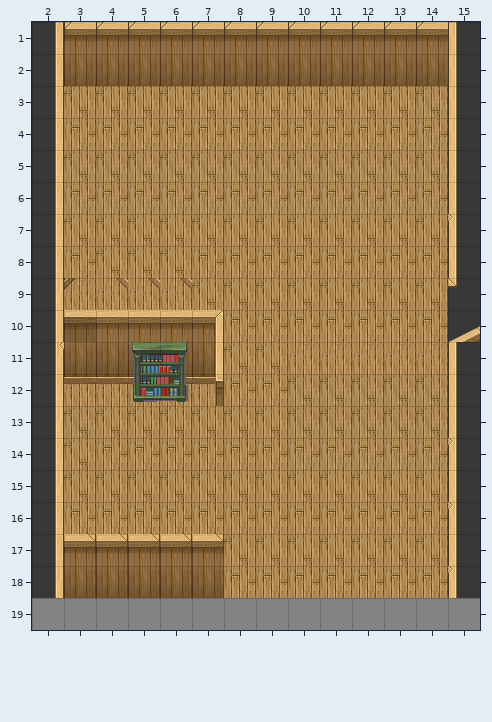
Two versions of a level (Tiled map, dojo_sim/interactiveDialog/demo/data/map/dojo-32x32.tmx). Above: the version before the commit.
Cells are 32x32 px. Shown: x 2..15, y 1..19.
And afterwards:
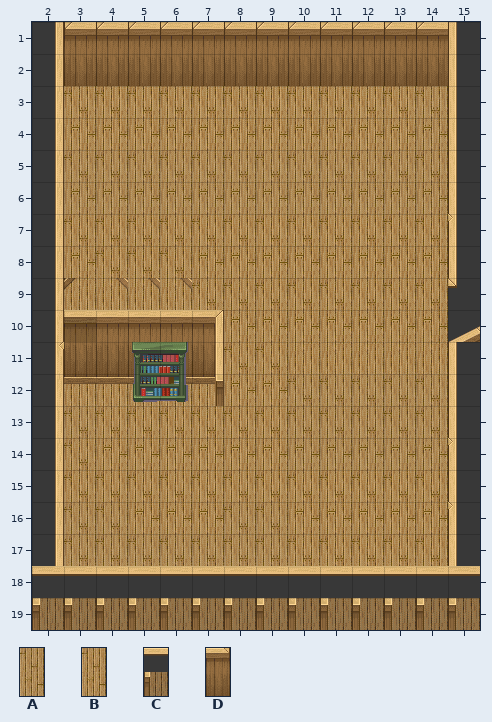
Key: from "Ship_A5": A 2, B 6; from "Ship_C": C 99, D 100.
_ is an empty cell.
Tiles replaced or removed in this view: B, D.
Changes in this commit:
Changed rows in their new state; . is an unchanged cell.
Layer "Tile Layer 1":
first column x 2:
17 .AA...AA......
18 .AAAAAAA......
19 CCCCCCCCCCCCCC
Pixel boxes of the changes (left, top, right, bottom) in both pictures:
changed: (32, 502, 480, 630)
